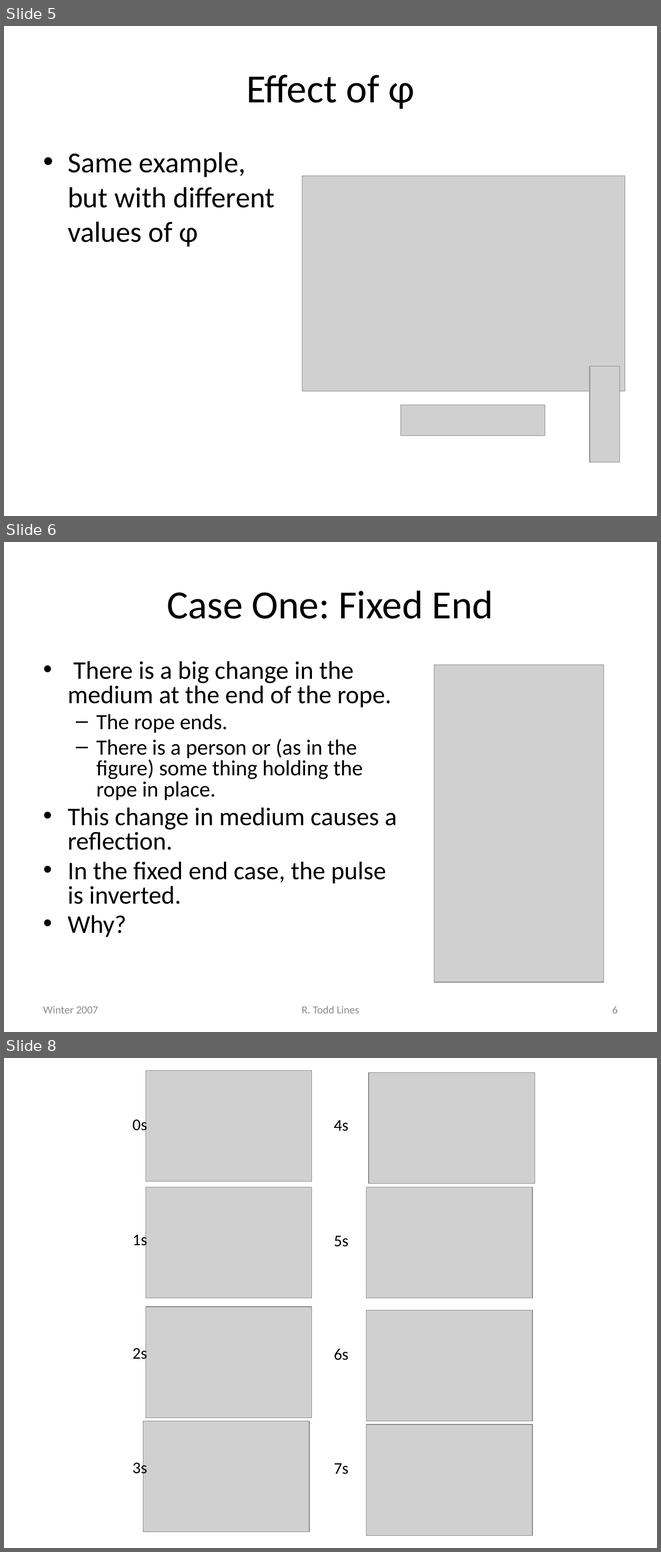
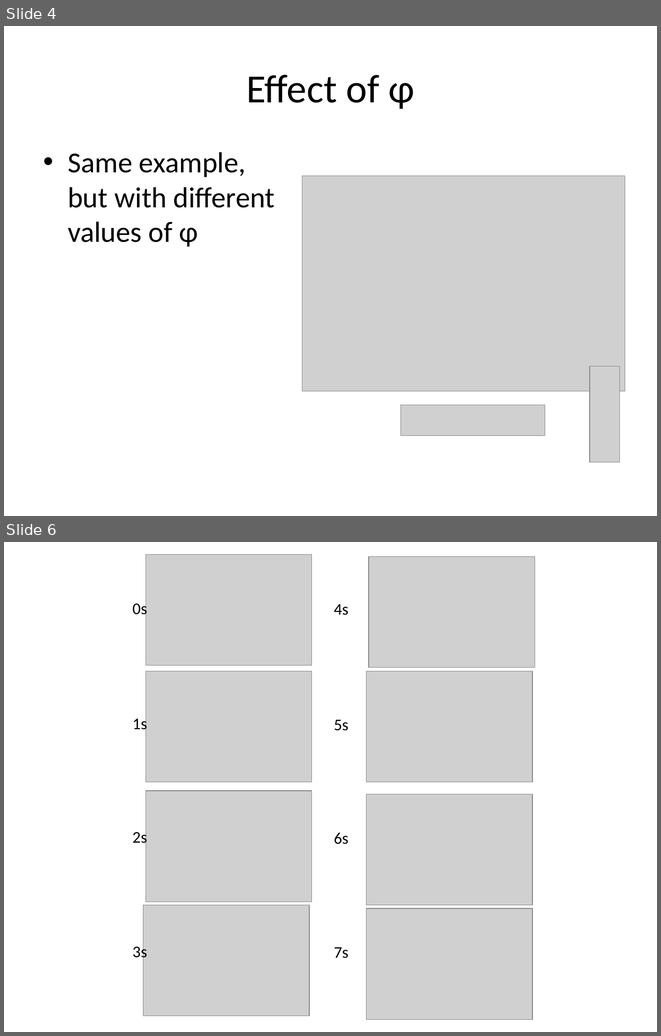
Before and after one commit to rtlines/PH223-Engineering-Physics, a slide deck: Slides/PH223_Lecture_06.pptx. Shown one above the other, each under a label of ours: slides 5, 6 and 8 before the commit, slides 4 and 6 after it; the slides between them are not shown. The pictures are 661x1552 and 661x1036 pixels, drawn with LibreOffice and Linux fonts; fonts in the diff are those of the drawing; grey boxes stand for pictures. Boxes give left, top, right and bottom in pixels: in the first picture for what was removed or moved away, otherwise in the second. Text is boxed around its words. In the diff, an @@ line names an element or a change of style, - is before the commit and + after.

```diff
--- a/Slides/PH223_Lecture_06.pptx
+++ b/Slides/PH223_Lecture_06.pptx
@@ slide 6 removed at (4,542,657,1032), background #FFFFFF @@
@@ title removed at (167,590,494,619) @@
-Case One: Fixed End
@@ text removed at (68,661,397,937) @@
-• There is a big change in the medium at the end of the rope.
-  – The rope ends.
-  – There is a person or (as in the figure) some thing holding the rope in place.
-• This change in medium causes a reflection.
-• In the fixed end case, the pulse is inverted.
-• Why?
@@ picture removed at (434,665,604,982) @@
@@ text removed at (43,1006,98,1013) @@
-Winter 2007
@@ text removed at (302,1006,359,1013) @@
-R. Todd Lines
@@ page number removed at (612,1006,618,1013) @@
-6
@@ what was slide 5 is now slide 4 @@
@@ what was slide 8 is now slide 6 @@
```
Also in this commit, not shown: 1 slide changed, 14 slides added, 6 other slides removed, 35 other files.
